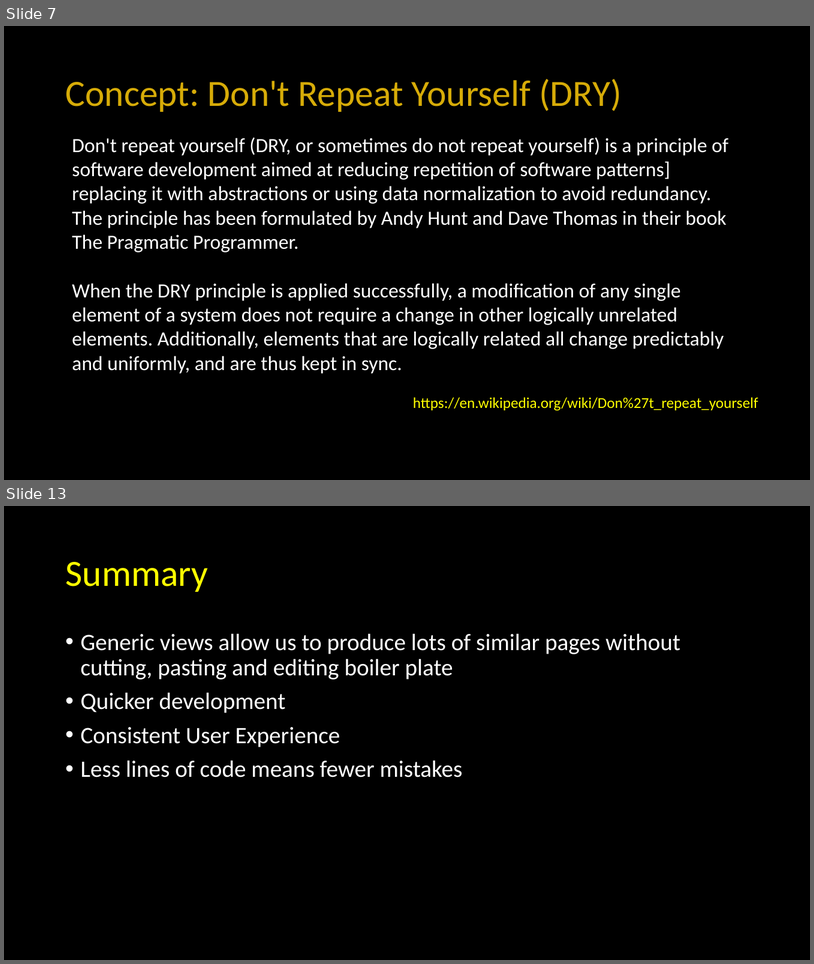
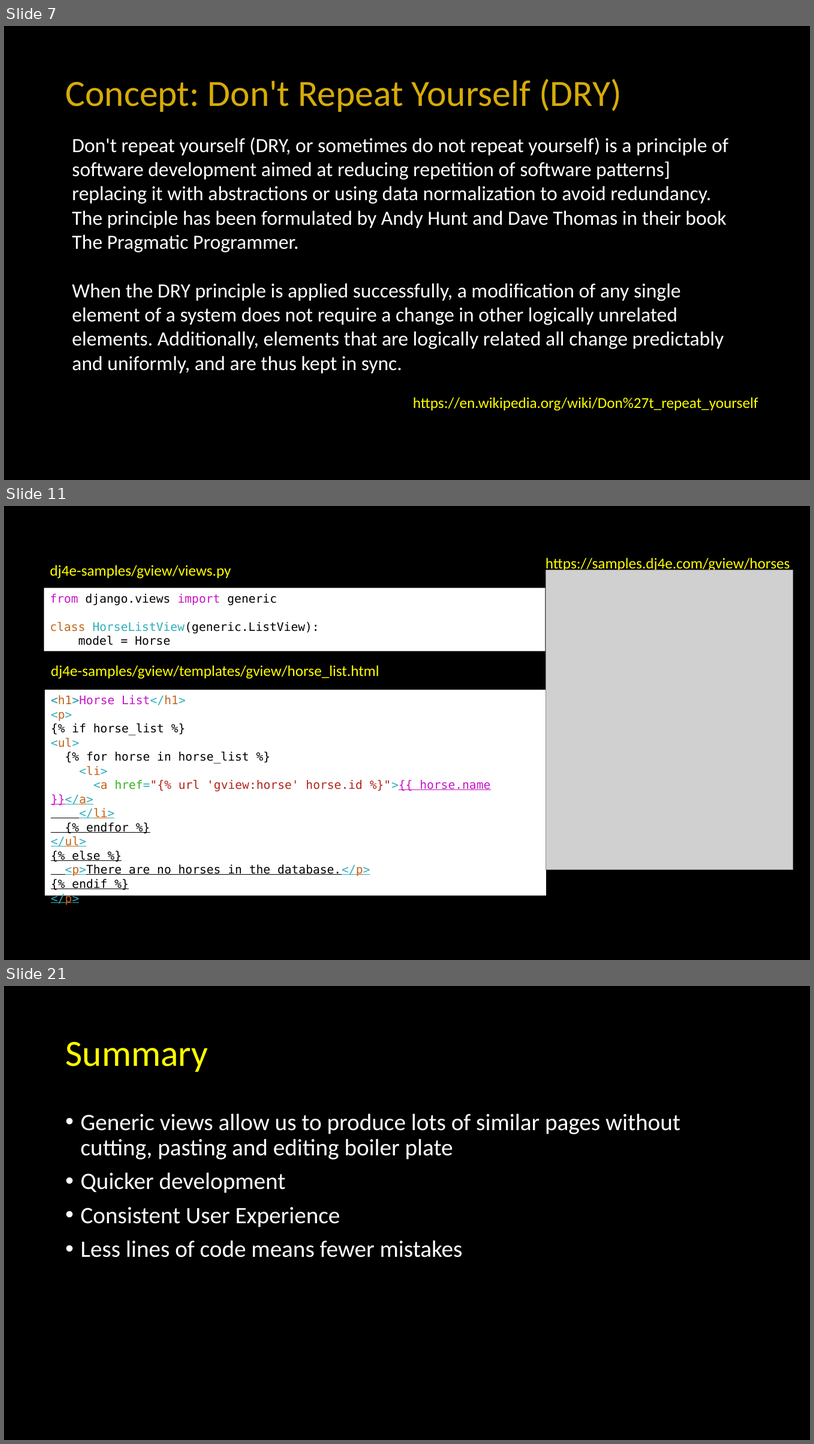
Before and after one commit to csev/dj4e, a slide deck: lectures/DJ-07-Views-Generic.pptx. Shown one above the other, each under a label of ours: slides 7 and 13 before the commit, slides 7, 11 and 21 after it; the slides between them are not shown. The pictures are 814x964 and 814x1444 pixels, drawn with LibreOffice and Linux fonts; fonts in the diff are those of the drawing; grey boxes stand for pictures. Boxes give left, top, right and bottom in pixels: in the first picture for what was removed or moved away, otherwise in the second. Text is boxed around its words. In the diff, an @@ line names an element or a change of style, - is before the commit and + after.

```diff
--- a/lectures/DJ-07-Views-Generic.pptx
+++ b/lectures/DJ-07-Views-Generic.pptx
@@ slide 11 added at box(4, 506, 810, 960), background #000000 @@
@@ text added at box(546, 558, 791, 573), 18 pt, text #FFFF00 @@
+https://samples.dj4e.com/gview/horses
@@ text added at box(50, 565, 231, 579), 18 pt, text #FFFF00 @@
+dj4e-samples/gview/views.py
@@ picture added at box(546, 570, 794, 869) @@
@@ rectangle added at box(44, 588, 545, 651), fill #FFFFFF, 14 pt, text #000000 @@
+from django.views import generic
+class HorseListView(generic.ListView):
+model = Horse
@@ text added at box(51, 665, 379, 679), 18 pt, text #FFFF00 @@
+dj4e-samples/gview/templates/gview/horse_list.html
@@ rectangle added at box(45, 690, 546, 895), fill #FFFFFF, 14 pt, text #000000 @@
+<h1>Horse List</h1>
+<p>
+{% if horse_list %}
+<ul>
+{% for horse in horse_list %}
+<li>
+<a href="{% url 'gview:horse' horse.id %}">{{ horse.name }}</a>
+</li>
+{% endfor %}
+</ul>
+{% else %}
+<p>There are no horses in the database.</p>
+{% endif %}
+</p>
@@ what was slide 13 is now slide 21 @@
```
Also in this commit, not shown: 5 slides changed, 7 other slides added, 2 slides removed, 2 other files.
